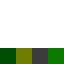
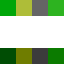
Layers edited between the first and the second w=64, h=64 image:
added layer "Layer 5" above "Layer 6" over bbox(32, 0, 64, 16)
added layer "Layer 6" above "Layer 1" over bbox(0, 0, 64, 16)
